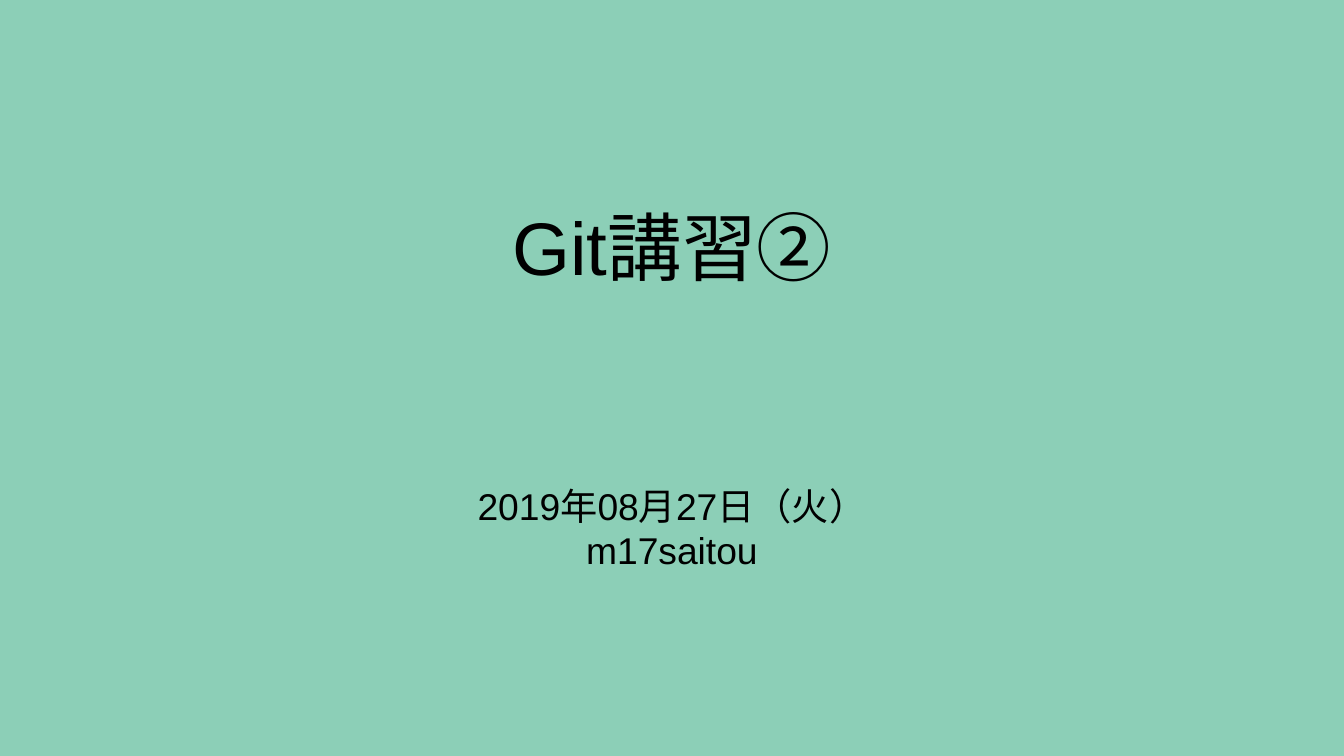
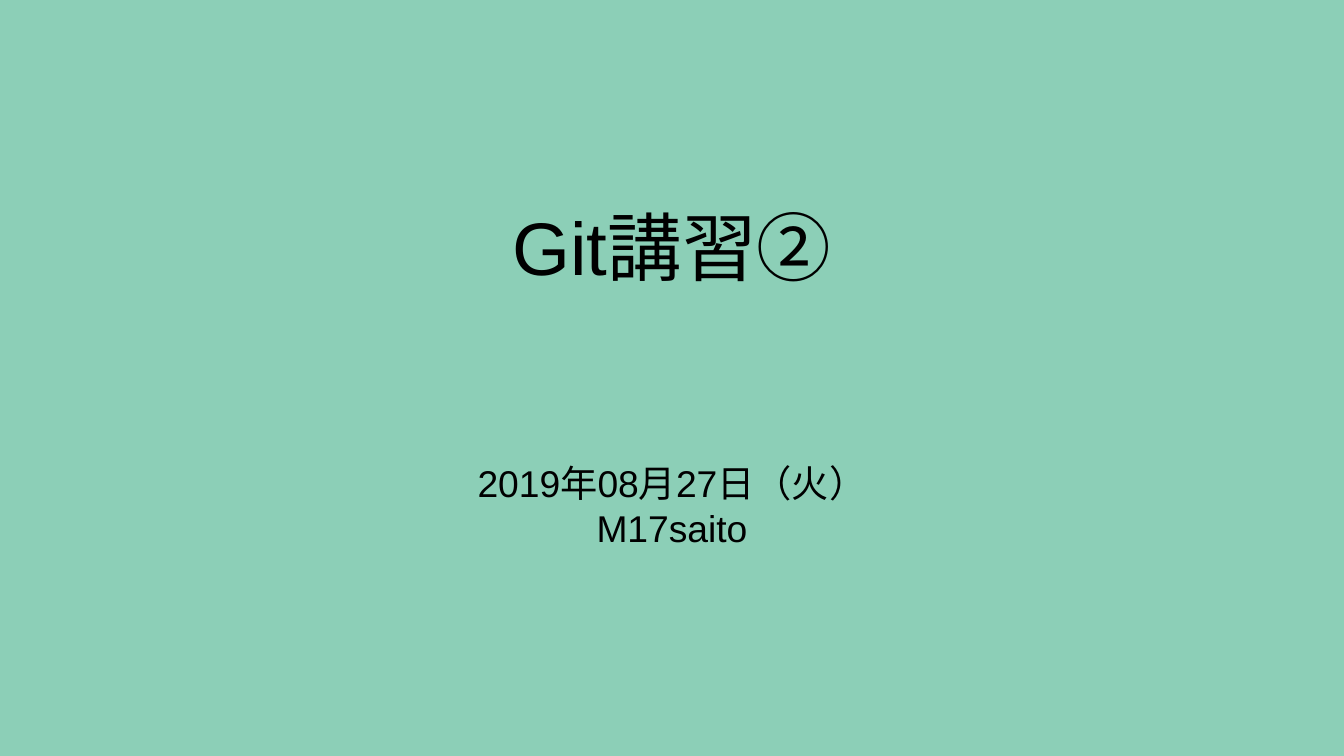
Before and after one commit to m17saitou/NMC-Git-Education, a slide deck: slide 1 of GitEducation02.odp. Drawn at 1344x756 pixels with LibreOffice and Linux fonts; fonts in the diff are those of the drawing. Boxes give left, top, right and bottom in pixels: in the first picture for what was removed or moved away, otherwise in the second. Text is boxed around its words. In the diff, an @@ line names an element or a change of style, - is before the commit and + after.

Commit message:
Add:第三回講習資料完成

```diff
--- a/GitEducation02.odp
+++ b/GitEducation02.odp
@@ subtitle at (x1=597, y1=515, x2=748, y2=543): text changed @@
-m17saitou
+M17saito
```
Also in this commit, not shown: 2 other files.
